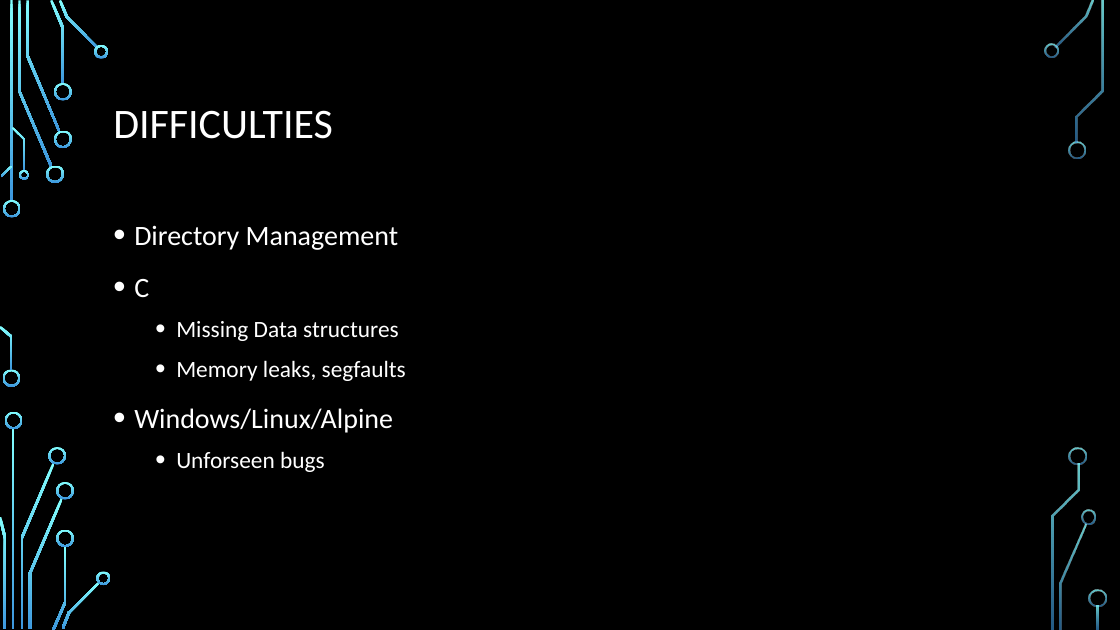
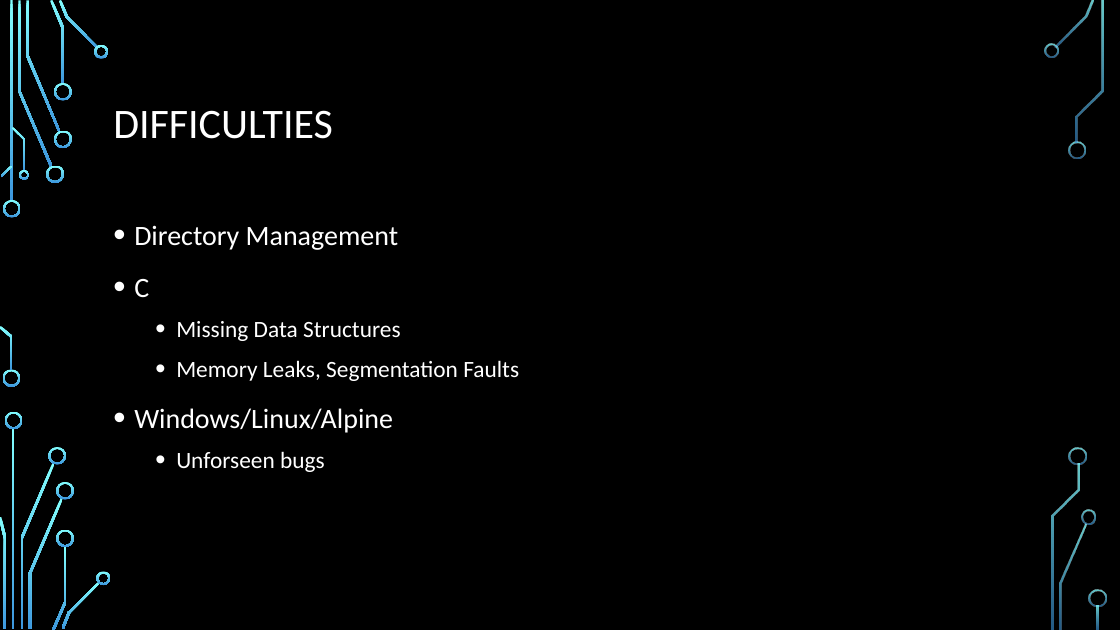
Before and after one commit to eliahaenggi/alpine-shell, a slide deck: slide 6 of Custom_Shell_Elia_Matthew.pptx. Drawn at 1120x630 pixels with LibreOffice and Linux fonts; fonts in the diff are those of the drawing; background and template pictures are left out. Boxes give left, top, right and bottom in pixels: in the first picture for what was removed or moved away, otherwise in the second. Text is boxed around its words. In the diff, an @@ line names an element or a change of style, - is before the commit and + after.

```diff
--- a/Custom_Shell_Elia_Matthew.pptx
+++ b/Custom_Shell_Elia_Matthew.pptx
@@ text at [176,321,519,381]: text changed @@
-  • Missing Data structures
-  • Memory leaks, segfaults
+  • Missing Data Structures
+  • Memory Leaks, Segmentation Faults
```
Also in this commit, not shown: 2 other slides changed.
